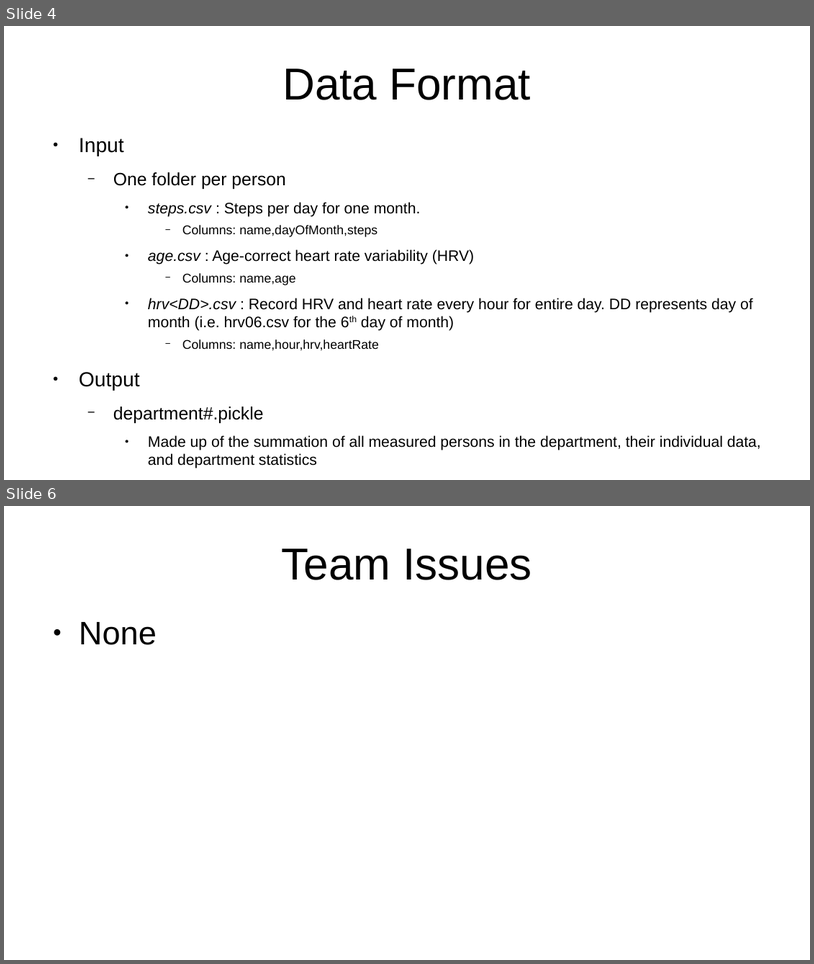
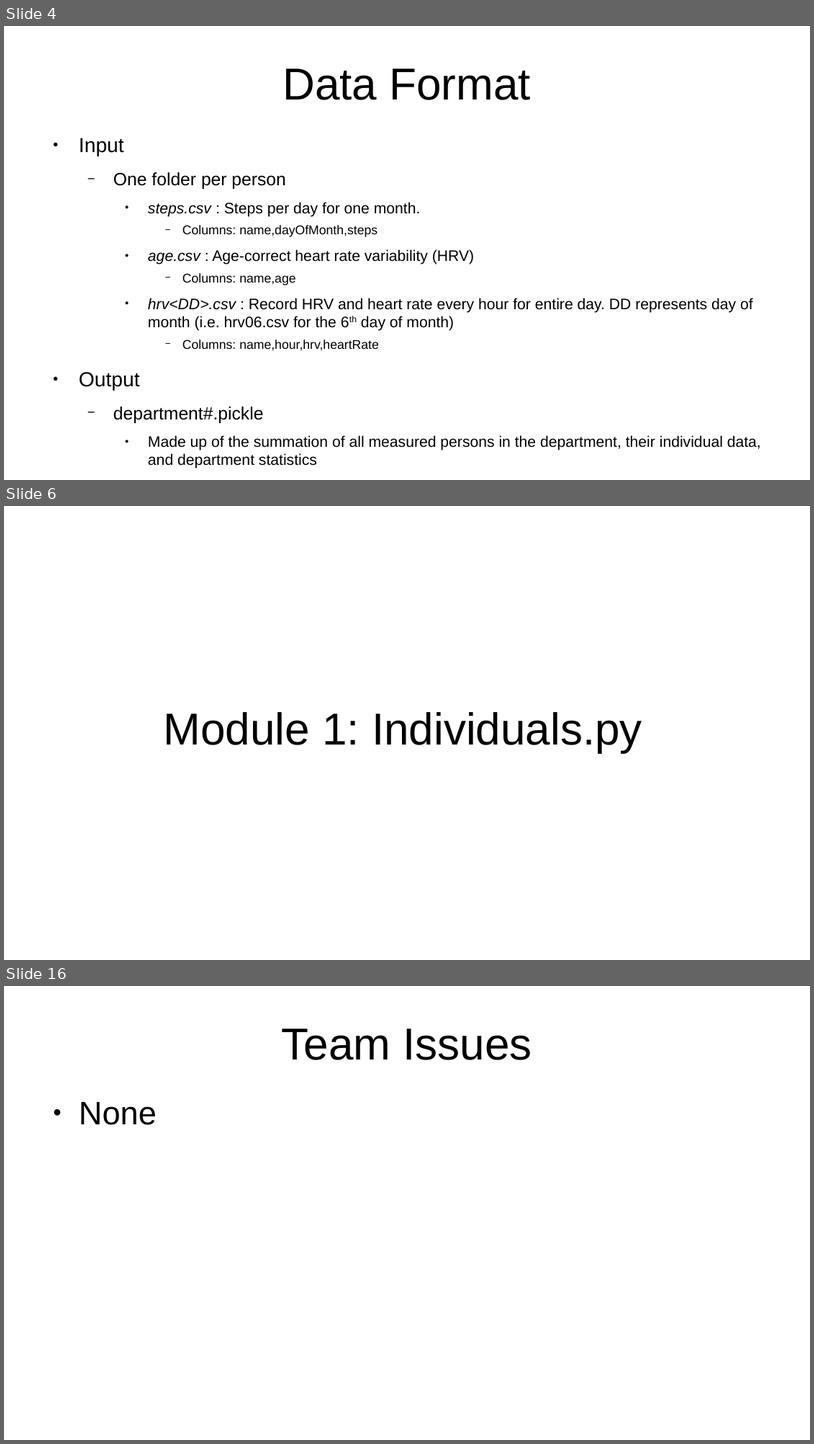
Before and after one commit to arlemoine/CS340_F_24_char_junkies, a slide deck: Misc/project_report.odp. Shown one above the other, each under a label of ours: slides 4 and 6 before the commit, slides 4, 6 and 16 after it; the slides between them are not shown. The pictures are 814x964 and 814x1444 pixels, drawn with LibreOffice and Linux fonts; fonts in the diff are those of the drawing. Boxes give left, top, right and bottom in pixels: in the first picture for what was removed or moved away, otherwise in the second. Text is boxed around its words. In the diff, an @@ line names an element or a change of style, - is before the commit and + after.

```diff
--- a/Misc/project_report.odp
+++ b/Misc/project_report.odp
@@ slide 6 added at box(4, 506, 810, 960), background #FFFFFF @@
@@ title added at box(163, 712, 643, 752), 44 pt, text #000000 @@
+Module 1: Individuals.py
@@ what was slide 6 is now slide 16 @@
```
Also in this commit, not shown: 1 slide changed, 9 other slides added, 13 other files.
